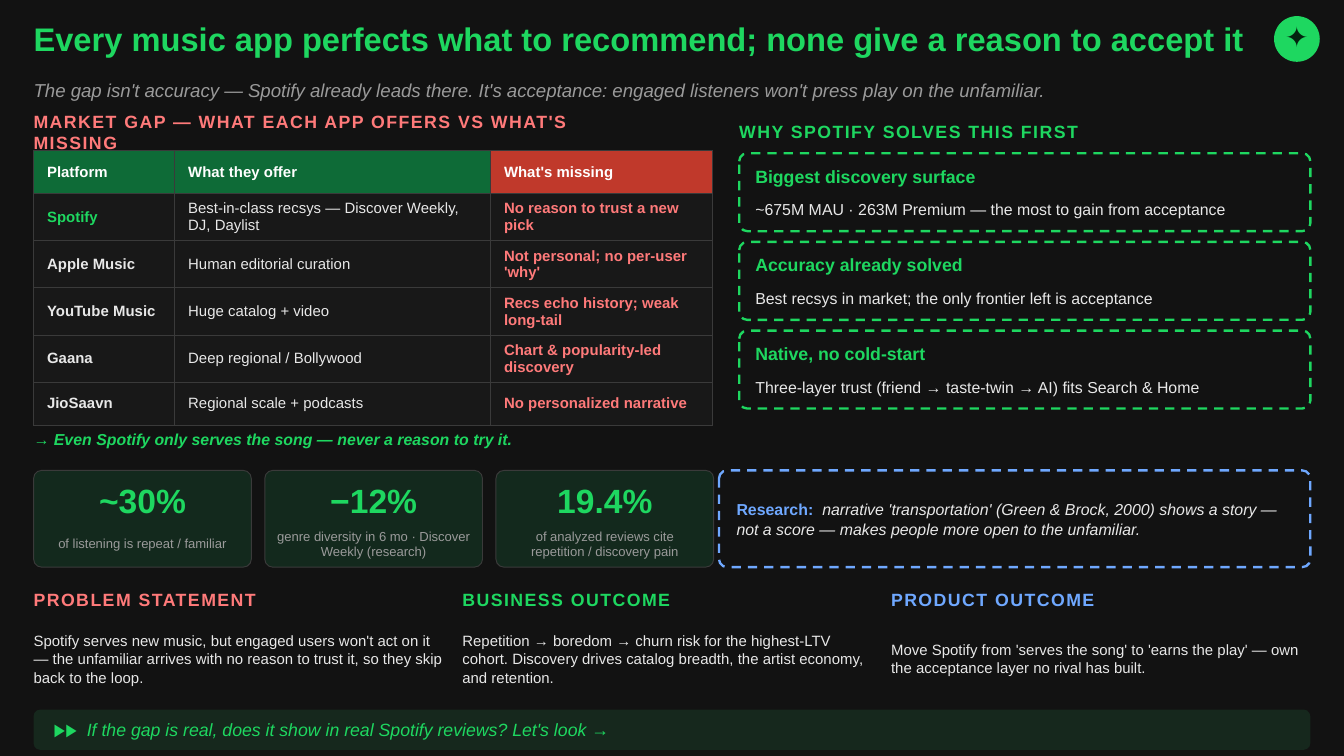
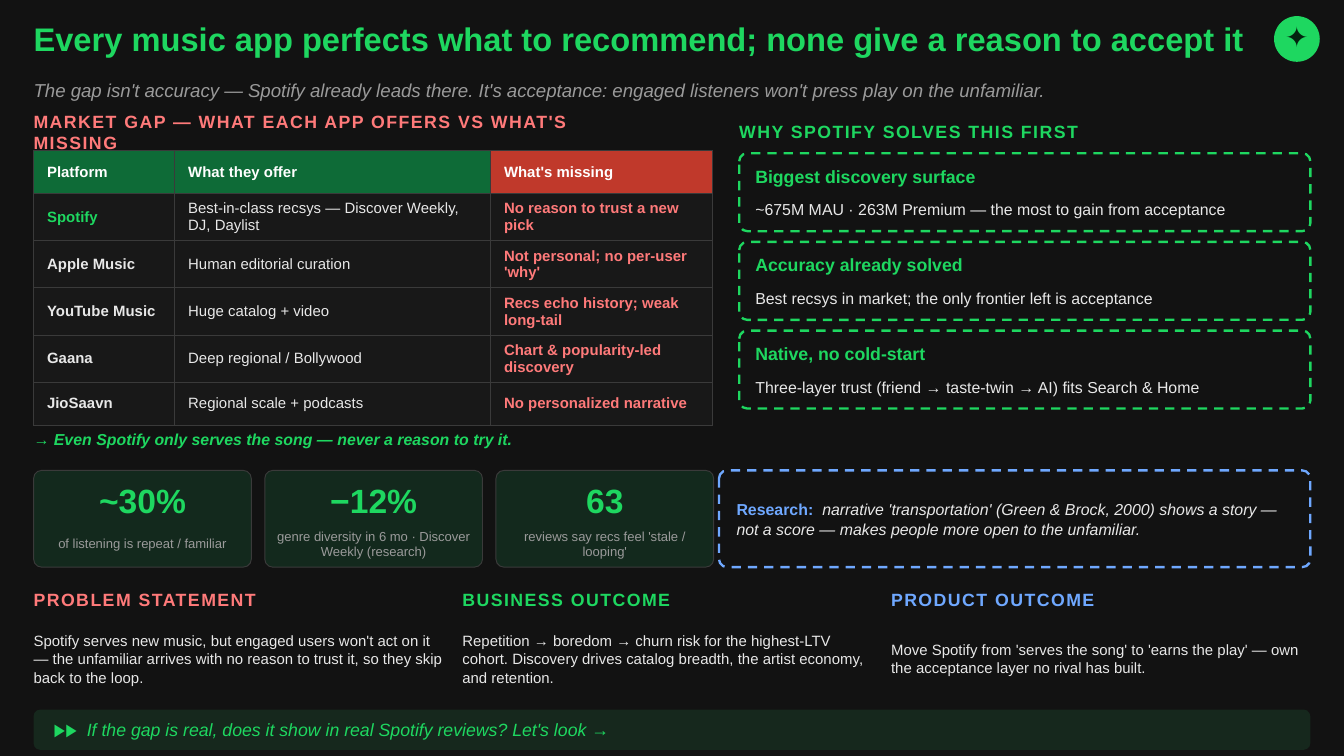
Before and after one commit to nityagupta25/spotify-discovery-engine, a slide deck: slide 1 of Off_Repeat_Deck_TopFellow.pptx. Drawn at 1344x756 pixels with LibreOffice and Linux fonts; fonts in the diff are those of the drawing. Boxes give left, top, right and bottom in pixels: in the first picture for what was removed or moved away, otherwise in the second. Text is boxed around its words. In the diff, an @@ line names an element or a change of style, - is before the commit and + after.

```diff
--- a/Off_Repeat_Deck_TopFellow.pptx
+++ b/Off_Repeat_Deck_TopFellow.pptx
@@ text at bbox=[586, 489, 623, 514]: text changed @@
-19.4%
+63
@@ text at bbox=[524, 531, 678, 559]: text changed @@
-of analyzed reviews cite repetition / discovery pain
+reviews say recs feel 'stale / looping'
```
Also in this commit, not shown: 4 other slides changed, 2 other files.
